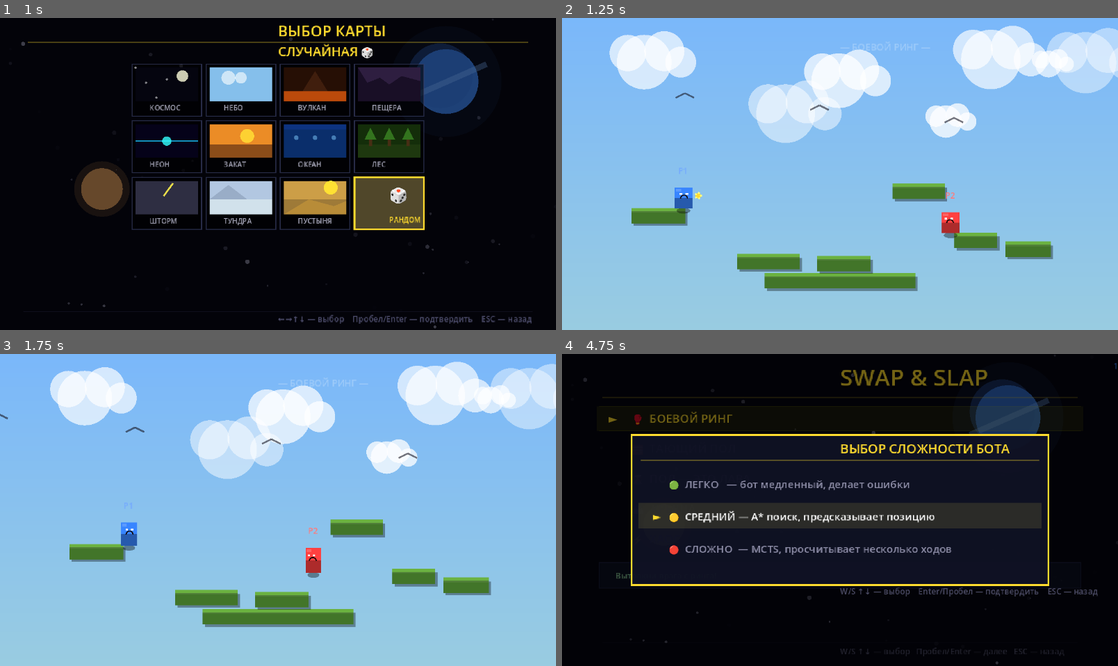
Above: before the commit, frames 1-4 (two rows, left to right).
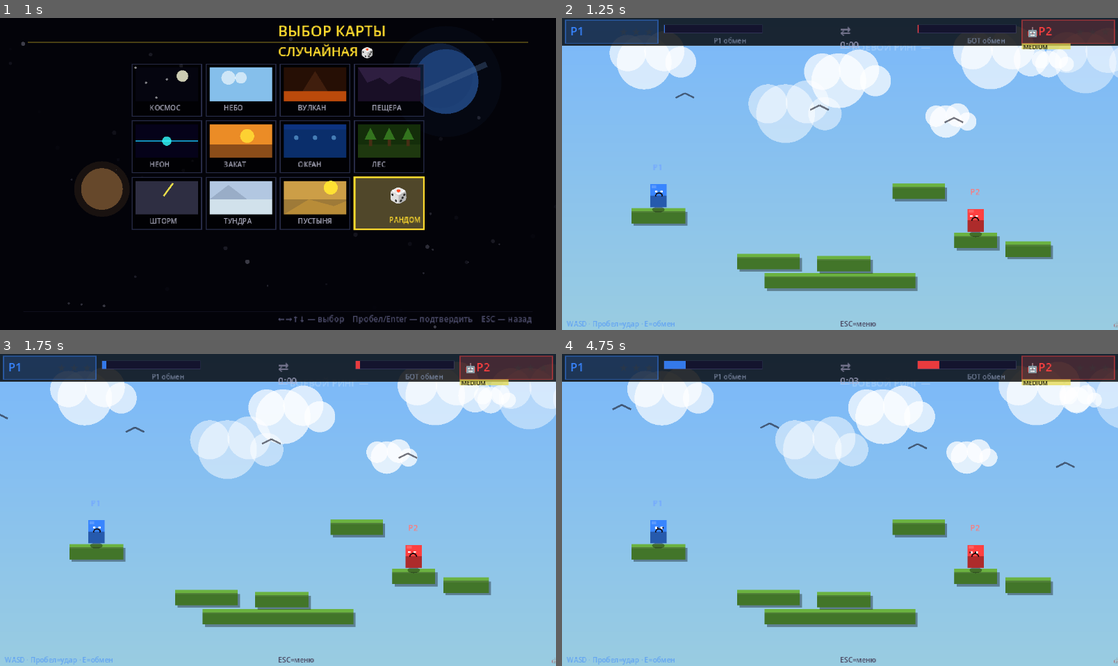
Above: after the commit, the same moments.

Repository: kkeefi/Swap-slap
Game: Godot game, scene res://Game.tscn
Same seed, same stepped clock (60 frames per second), same inputs: the game is played once before the commit and once after it.
Inputs:
- Up to frame 1 (1 s): tap Enter (p2_swap) at 0.5 s; hold D from 0.53 s (still down); tap U at 0.6 s; tap Space at 0.77, 0.8 s
- Up to frame 2 (1.25 s): keep holding D; tap Space at 1.07 s
- Up to frame 3 (1.75 s): release D at 1.28 s; hold Down from 1.28 s (still down); tap Space at 1.35, 1.52 s; tap U at 1.55 s
- Up to frame 4 (4.75 s): tap Space at 1.82, 2.3, 3.02, 3.32, 3.77, 3.8, 4.07, 4.52 s; release Down at 2.03 s; hold D 2.03-2.78 s; tap E (p1_swap) at 2.1 s; hold Up 2.78-3.53 s; tap Enter (p2_swap) at 2.85 s; tap U at 3.05, 4.55 s; hold Left from 3.53 s (still down); tap H at 3.6 s; tap Escape at 4.15 s; tap I at 4.35 s

Frame 1 is identical in both runs. In frame 2, 10% of the frame differs, in the area x 0-100%, y 0-100%; in frame 3, 10%; in frame 4, 100%.
Error after the commit: Invalid call. Nonexistent function 'trail_add' in base 'Node (renderer.gd)'. (res://scripts/game.gd:546)

Commit message:
feat(game): overhaul game flow with round/match system, pause menu and match stats

Diff:
--- a/scripts/game.gd
+++ b/scripts/game.gd
@@ -1,14 +1,16 @@
 extends Node2D
 
-enum Scene { MAIN_MENU, MODE_SELECT, MAP_SELECT, GAME, RESULT }
+enum Scene { MAIN_MENU, MODE_SELECT, MAP_SELECT, GAME, ROUND_END, MATCH_END }
 var scene: int = Scene.MAIN_MENU
 var main_menu_cursor: int = 0
 var mode_cursor: int = 0
 var map_cursor: int = 11
 var game_active: bool  = false
 
+var paused : bool = false
+var pause_cursor : int  = 0
+
 var players: Array = []
-var controllers: Array = [1, 2]
 
 var swap_charge: Array = [0.0, 0.0]
 var swap_ready: Array = [false, false]
@@ -54,9 +56,11 @@
 var announce_timer: float  = 0.0
 var announce_color: Color  = Globals.C_GOLD
 
-var result_celebrate: float = 0.0
-var particles: Array = []
-var danger_flash: float = 0.0
+var particles : Array = []
+var danger_flash : float = 0.0
+
+var round_end_timer : float = 0.0
+var match_celebrate : float = 0.0
 
 const WIN_SCORE: int = 3
 
@@ -64,7 +68,6 @@
 
 var diff_cursor: int  = 1
 var in_diff_select: bool = false
-
 
 func _process(delta: float) -> void:
 	menu_bob += delta
@@ -73,28 +76,32 @@
 	Renderer.update(delta)
 	DjMode.update(delta)
 
-	for i in range(particles.size()-1, -1, -1):
-		var p : Dictionary = particles[i]
-		p.life -= delta
-		p.pos  += p.vel * delta
-		p.vel.y += 200.0 * delta
-		if p.life <= 0:
-			particles.remove_at(i)
-
-	if announce_timer > 0: announce_timer -= delta
-	if swap_flash_alpha > 0: swap_flash_alpha = max(0.0, swap_flash_alpha - delta * 3.0)
-	if danger_flash > 0: danger_flash = max(0.0, danger_flash - delta * 4.0)
+	if not paused:
+		for i in range(particles.size()-1, -1, -1):
+			var p : Dictionary = particles[i]
+			p.life -= delta
+			p.pos  += p.vel * delta
+			p.vel.y += 200.0 * delta
+			if p.life <= 0:
+				particles.remove_at(i)
+		if announce_timer > 0: announce_timer -= delta
+		if swap_flash_alpha > 0: swap_flash_alpha = max(0.0, swap_flash_alpha - delta * 3.0)
+		if danger_flash > 0: danger_flash = max(0.0, danger_flash - delta * 4.0)
+		_update_boids(delta)
 
 	match scene:
 		Scene.GAME:
-			if game_active:
+			if game_active and not paused:
 				game_time += delta
 				_update_game(delta)
-		Scene.RESULT:
-			result_celebrate += delta
-			if fmod(result_celebrate, 0.055) < 0.02:
+		Scene.ROUND_END:
+			if not paused:
+				round_end_timer -= delta
+				if round_end_timer <= 0.0: _start_game()
+		Scene.MATCH_END:
+			match_celebrate += delta
+			if fmod(match_celebrate,0.055) < 0.02:
 				_spawn_confetti()
-	_update_boids(delta)
 	queue_redraw()
 
 func _ready() -> void:
@@ -108,9 +115,35 @@
 func _input(ev: InputEvent) -> void:
 	if not (ev is InputEventKey and ev.pressed and not ev.echo): return
 	var kc : int = ev.keycode
+
+	if scene==Scene.GAME and kc==KEY_ESCAPE and not paused:
+		paused=true
+		pause_cursor=0
+		queue_redraw()
+		return
+
+	if paused and scene==Scene.GAME:
+		match kc:
+			KEY_UP,KEY_W,4194320:
+				pause_cursor=(pause_cursor-1+4)%4
+				Sound.play_menu_move()
+			KEY_DOWN,KEY_S,4194322:
+				pause_cursor=(pause_cursor+1)%4
+				Sound.play_menu_move()
+			KEY_ESCAPE:
+				paused=false
+			KEY_SPACE,KEY_ENTER,4194309:
+				Sound.play_menu_confirm()
+				match pause_cursor:
+					0: paused=false
+					1: paused=false; game_active=false; Sound.stop_music(); Globals.reset_scores(); scene=Scene.MAIN_MENU
+					2: get_tree().quit()
+		queue_redraw()
+		return
+
 	match scene:
 		Scene.MAIN_MENU:
-			if   kc in [KEY_UP, KEY_W, 4194320]:
+			if kc in [KEY_UP, KEY_W, 4194320]:
 				main_menu_cursor = (main_menu_cursor - 1 + 2) % 2
 				Sound.play_menu_move()
 			elif kc in [KEY_DOWN, KEY_S, 4194322]:
@@ -124,7 +157,7 @@
 		Scene.MODE_SELECT:
 			if in_diff_select:
 				if   kc in [KEY_UP, KEY_W, 4194320]:
-					diff_cursor = (diff_cursor-1+3)%3
+					diff_cursor = (diff_cursor-1+4)%4
 					Sound.play_menu_move()
 				elif kc in [KEY_DOWN, KEY_S, 4194322]:
 					diff_cursor = (diff_cursor+1)%3
@@ -184,19 +217,14 @@
 			elif kc == KEY_ESCAPE:
 				Sound.play_menu_move()
 				scene = Scene.MODE_SELECT
-		Scene.RESULT:
-			if kc in [KEY_SPACE, KEY_ENTER, KEY_ESCAPE, 4194309]:
+		Scene.ROUND_END:
+			if kc in [KEY_SPACE,KEY_ENTER,4194309]:
+				round_end_timer=0.0
+		Scene.MATCH_END:
+			if kc in [KEY_SPACE,KEY_ENTER,KEY_ESCAPE,4194309]:
 				Sound.stop_music()
 				Globals.reset_scores()
-				scene = Scene.MODE_SELECT
-
-func _unhandled_input(ev: InputEvent) -> void:
-	if ev is InputEventKey and ev.pressed and ev.keycode == KEY_ESCAPE:
-		if scene == Scene.GAME:
-			game_active = false
-			Sound.stop_music()
-			scene = Scene.MODE_SELECT
-
+				scene=Scene.MAIN_MENU
 
 func _draw() -> void:
 	match scene:
@@ -214,20 +242,22 @@
 			Renderer.draw_map_select(self, map_cursor, menu_blink, menu_bob)
 		Scene.GAME:
 			_draw_game()
-		Scene.RESULT:
-			Backgrounds.draw(self, 0)
+			if paused:
+				Renderer.draw_pause_menu(self, pause_cursor, menu_blink)
+		Scene.ROUND_END:
+			_draw_game()
+			Renderer.draw_round_end(self, Globals.last_winner, Globals.scores, round_end_timer, Globals.player_count==1)
+		Scene.MATCH_END:
+			Backgrounds.draw(self,0)
 			for p in particles:
-				draw_rect(
-					Rect2(p.pos.x - p.size, p.pos.y - p.size, p.size * 2.0, p.size * 2.0),
-					Color(p.color.r, p.color.g, p.color.b, clamp(p.life * 2.0, 0.0, 1.0)))
-			Renderer.draw_result(self, Globals.last_winner, Globals.scores,
-								 result_celebrate, Globals.player_count == 1)
+				draw_rect(Rect2(p.pos.x-p.size, p.pos.y-p.size, p.size*2.0, p.size*2.0),
+						  Color(p.color.r, p.color.g, p.color.b, clamp(p.life*2.0,0.0,1.0)))
+			Renderer.draw_match_end(self, Globals.last_winner, Globals.scores, match_celebrate, Globals.player_count==1, Globals.match_stats)
 
 
 func _in_rect(pos: Vector2, r: Rect2) -> bool:
 	return pos.x >= r.position.x and pos.x <= r.position.x + r.size.x and \
 		   pos.y >= r.position.y and pos.y <= r.position.y + r.size.y
-
 
 func _draw_game() -> void:
 	Backgrounds.draw(self, map_bg)
@@ -257,39 +287,75 @@
 		Renderer.draw_platform(self, plat, map_bg, menu_bob)
 
 	if gloves_alive: Renderer.draw_gloves_pickup(self, gloves_pos, gloves_bob)
-	if boots_alive:  Renderer.draw_boots_pickup(self, boots_pos,  boots_bob)
+	if boots_alive: Renderer.draw_boots_pickup(self, boots_pos, boots_bob)
 
 	for i in range(players.size()):
 		if not players[i].dead:
 			Renderer.draw_player(self, players[i], map_bg)
 
-
-func _start_match() -> void:
-	var map_data : Dictionary = Mapgen.generate(Globals.selected_mode)
-
-	map_bg = map_data["bg"]
+	_draw_boids(self)
+
+	for p in particles:
+		draw_circle(p.pos, p.size, Color(p.color.r, p.color.g, p.color.b, clamp(p.life*2.5,0.0,1.0)))
+
+	Renderer.draw_hud(self, Globals.scores, swap_charge, swap_ready,
+					  Globals.selected_mode, chaos_timer, chaos_interval,
+					  menu_blink, Globals.player_count==1, game_time, players)
+
+	if announce_timer>0.0 and announce_text != "":
+		Renderer.draw_announcement(self, announce_text, announce_timer, announce_color)
+	Renderer.draw_visualizer(self)
+	if Globals.debug_mode:
+		Renderer.draw_debug_overlay(self, players, platforms)
+
+func _start_game() -> void:
+	game_active = true
+	game_time = 0.0
+	particles.clear()
 	platforms.clear()
-
-	var raw_plats : Array = map_data.get("plats", map_data.get("crumble_tiles", []))
-
-	for p in raw_plats:
-		var cx: float = p[0]
-		var cy: float = p[1]
-		var w: float = p[2]
-		var h: float = p[3]
-
-		var rect := Rect2(cx - w/2.0, cy - h/2.0, w, h)
-
-		platforms.append({
-			"rect": rect,
-			"alive": true,
-			"shake": 0.0,
-			"marked": false
-		})
-
-	if Globals.selected_mode == 2:
-		lava_y = map_data.get("ls", 250.0)
-		lava_speed = map_data.get("lspd", 5.0)
+	gloves_alive = false
+	gloves_timer = randf_range(4.0, 10.0)
+	boots_alive = false
+	boots_timer = randf_range(8.0, 16.0)
+	king_time = [0.0, 0.0]
+	crumble_accum = 0.0
+	swap_flash_alpha = 0.0
+	chaos_timer = 0.0
+	chaos_interval = randf_range(4.0, 6.0)
+	announce_text = ""
+	announce_timer = 0.0
+	swap_charge = [0.0, 0.0]
+	swap_ready = [false, false]
+	danger_flash = 0.0
+	Bot.reset()
+
+	var map: Dictionary = Mapgen.generate(Globals.selected_mode)
+
+	if Globals.forced_bg >= 0:
+		map_bg = Globals.forced_bg
+		map["bg"] = map_bg
+	else:
+		map_bg = map.get("bg", randi() % 11)
+
+	_build_platforms(map)
+
+	players = [
+		_make_player(1, Vector2(float(map["p1"][0]), float(map["p1"][1]))),
+		_make_player(2, Vector2(float(map["p2"][0]), float(map["p2"][1])))
+	]
+
+	match Globals.selected_mode:
+		Globals.Mode.LAVA:
+			lava_y = float(map.get("ls", 252.0))
+			lava_speed = float(map.get("lspd", 4.0))
+			lava_wave = 0.0
+		Globals.Mode.KING:
+			var z: Array = map["zone"]
+			king_rect = Rect2(float(z[0]), float(z[1]), float(z[2]), float(z[3]))
+			king_moves = map.get("zone_moves", false)
+			king_move_dir = 1
+		Globals.Mode.CRUMBLING:
+			crumble_interval = 1.8
 
 	scene = Scene.GAME
 
@@ -327,69 +393,14 @@
 		"walk_phase": 0.0
 	}
 
-func _start_game() -> void:
-	game_active = true
-	game_time = 0.0
-	particles.clear()
-	platforms.clear()
-	gloves_alive = false
-	gloves_timer = randf_range(4.0, 10.0)
-	boots_alive = false
-	boots_timer = randf_range(8.0, 16.0)
-	king_time = [0.0, 0.0]
-	crumble_accum = 0.0
-	swap_flash_alpha = 0.0
-	chaos_timer = 0.0
-	chaos_interval = randf_range(4.0, 6.0)
-	announce_text = ""
-	announce_timer = 0.0
-	swap_charge = [0.0, 0.0]
-	swap_ready = [false, false]
-	controllers = [1, 2]
-	danger_flash = 0.0
-	Bot.reset()
-
-	var map : Dictionary = Mapgen.generate(Globals.selected_mode)
-	if Globals.forced_bg >= 0:
-		map_bg = Globals.forced_bg
-		map["bg"] = map_bg
-	else:
-		map_bg = map.get("bg", randi()%11)
-	_build_platforms(map)
-
-	players = [
-		_make_player(1, Vector2(float(map["p1"][0]), float(map["p1"][1]))),
-		_make_player(2, Vector2(float(map["p2"][0]), float(map["p2"][1])))
-	]
-
-	match Globals.selected_mode:
-		Globals.Mode.LAVA:
-			lava_y = float(map.get("ls",   252.0))
-			lava_speed = float(map.get("lspd",   4.0))
-			lava_wave = 0.0
-		Globals.Mode.KING:
-			var z : Array = map["zone"]
-			king_rect  = Rect2(float(z[0]), float(z[1]), float(z[2]), float(z[3]))
-			king_moves = map.get("zone_moves", false)
-			king_move_dir = 1
-		Globals.Mode.CRUMBLING:
-			crumble_interval = 1.8
-
-	scene = Scene.GAME
-	Sound.start_music(Globals.selected_mode)
-
-
 func _update_game(delta: float) -> void:
 	_update_swap(delta)
-	_update_bot(delta)
+	if Globals.player_count==1:
+		Bot.update(delta,players[1],players[0],platforms,
+				   Globals.selected_mode,king_rect,lava_y,swap_ready[1])
 	_update_players(delta)
 	_update_mode(delta)
 	_update_pickups(delta)
-
-func _update_bot(delta: float) -> void:
-	if Globals.player_count != 1: return
-	Bot.update(delta, players[1], players[0], platforms,
-			   Globals.selected_mode, king_rect, lava_y, swap_ready[1])
 
 func _update_swap(delta: float) -> void:
 	if Globals.selected_mode == Globals.Mode.CHAOS:
@@ -427,9 +438,6 @@
 	var tmp_pos : Vector2 = players[0].pos
 	players[0].pos = players[1].pos
 	players[1].pos = tmp_pos
-	var tc : int = controllers[0]
-	controllers[0] = controllers[1]
-	controllers[1] = tc
 	players[0].vel = Vector2.ZERO
 	players[1].vel = Vector2.ZERO
 	_spawn_swap_fx(players[0].pos)
@@ -472,6 +480,7 @@
 				_announce("🥊 P%d — ПЕРЧАТКИ! Удар x2!" % p.id, 1.8)
 				announce_color = Globals.C_GLOVE
 				_spawn_pickup_fx(gloves_pos, Globals.C_GLOVE)
+				Globals.match_stats.pickups[p.id-1]+=1
 
 	if not boots_alive:
 		boots_timer += delta
@@ -489,6 +498,7 @@
 				_announce("🥾 P%d — БОТИНКИ! Супер-прыжок!" % p.id, 1.8)
 				announce_color = Globals.C_BOOTS
 				_spawn_pickup_fx(boots_pos, Globals.C_BOOTS)
+				Globals.match_stats.pickups[p.id-1]+=1
 
 func _spawn_confetti() -> void:
 	var cols : Array = [Globals.C_P1, Globals.C_P2, Globals.C_GLOVE, Globals.C_BOOTS, Color(1.0,0.38,0.82)]
@@ -520,13 +530,12 @@
 	if p.punch_anim > 0: p.punch_anim -= delta
 	p.face_blink += delta
 
-	var ctrl : int = controllers[idx]
-	var dir  : float = _get_h(ctrl, idx)
+	var pid : int=p.id
+	var dir : float = _get_h(pid, idx)
 	if dir != 0: p.facing = int(sign(dir))
 
 	if p.inv_time > 0:
-		var friction : float = 35.0 if p.on_floor else 2.5
-		p.vel.x = lerp(p.vel.x, 0.0, delta * friction)
+		p.vel.x = lerp(p.vel.x, 0.0, delta*2.5)
 	else:
 		p.vel.x = dir * Globals.SPEED
 
@@ -534,8 +543,9 @@
 		p.walk_phase += delta * 8.0
 	else:
 		p.walk_phase = lerp(p.walk_phase, 0.0, delta * 10.0)
-
-	if _get_jump(ctrl, idx) and p.on_floor:
+	Renderer.trail_add(p)
+
+	if _get_jump(pid, idx) and p.on_floor:
 		var jf : float = Globals.JUMP_FORCE * (Globals.JUMP_BOOTS_MULT if p.has_boots else 1.0)
 		p.vel.y = jf
 		p.scale_x = 0.65
@@ -549,7 +559,7 @@
 		else:
 			Sound.play_jump()
 
-	if _get_push(ctrl, idx) and p.push_cd <= 0:
+	if _get_push(pid, idx) and p.push_cd <= 0:
 		_do_push(idx)
 		p.push_cd = Globals.PUSH_CD
 		p.punch_anim = 0.25
@@ -617,7 +627,7 @@
 	if alive.is_empty():
 		return Vector2(randf_range(100.0, 380.0), 185.0)
 	var pl : Dictionary = alive[randi() % alive.size()]
-	var r  : Rect2 = pl.rect
+	var r : Rect2 = pl.rect
 	return Vector2(
 		r.get_center().x + randf_range(-r.size.x * 0.2, r.size.x * 0.2),
 		r.position.y - 12.0)
@@ -695,8 +705,6 @@
 		b.vel = bvel
 		b.pos += bvel * delta
 
-
-
 func _get_h(ctrl: int, idx: int) -> float:
 	if Globals.player_count == 1 and idx == 1: return Bot.get_h()
 	if Input.is_action_pressed("p%d_left"  % ctrl): return -1.0
@@ -733,16 +741,15 @@
 
 
 func _do_push(aidx: int) -> void:
-	var att  : Dictionary = players[aidx]
+	var att : Dictionary = players[aidx]
 	var def_ : Dictionary = players[1 - aidx]
 	if def_.dead or def_.inv_time > 0: return
 
 	var dist_vec : Vector2 = def_.pos - att.pos
-	var dist_x   : float = abs(dist_vec.x)
-	var dist_y   : float = abs(dist_vec.y)
+	var dist_x : float = abs(dist_vec.x)
+	var dist_y : float = abs(dist_vec.y)
 
 	if dist_x >= 65 or dist_y >= 50: return
-
 
 	var is_enemy_in_front : bool = false
 	if att.facing == 1:
@@ -776,13 +783,16 @@
 	def_.scale_x = 1.65
 	def_.scale_y = 0.48
 	_spawn_punch_fx(att.pos + Vector2(float(att.facing) * 12.0, 0.0), att.facing)
+	Globals.match_stats.hits[aidx]+=1
 
 func _kill_player(idx: int) -> void:
 	if players[idx].dead: return
 	players[idx].dead = true
 	var col : Color = Globals.C_P1 if players[idx].id == 1 else Globals.C_P2
 	_spawn_boids(players[idx].pos, col)
+	Backgrounds.on_death(col)
 	Sound.play_death()
+	Globals.match_stats.deaths[idx]+=1
 	_end_round(2 if idx == 0 else 1)
 
 
@@ -794,7 +804,7 @@
 	if alive.is_empty(): return
 	var idx : int = alive[randi() % alive.size()]
 	platforms[idx].marked = true
-	platforms[idx].shake  = 0.5
+	platforms[idx].shake = 0.5
 	Sound.play_crumble()
 	var pl : Dictionary = platforms[idx]
 	get_tree().create_timer(0.5).timeout.connect(func() -> void: pl.alive = false)
@@ -804,10 +814,15 @@
 	game_active = false
 	Globals.last_winner = winner
 	Globals.scores[winner - 1] += 1
-	var who : String = "ИГРОКА %d" % winner if (winner == 1 or Globals.player_count == 2) else "БОТА"
-	_announce("★ ПОБЕДА %s! ★" % who, 3.0)
-	announce_color = Globals.C_P1 if winner == 1 else Globals.C_P2
-	Sound.play_round_win()
-	await get_tree().create_timer(2.0).timeout
-	scene = Scene.RESULT
-	result_celebrate = 0.0
+	if Globals.scores[winner-1] >= WIN_SCORE:
+		await get_tree().create_timer(1.0).timeout
+		match_celebrate = 0.0
+		scene=Scene.MATCH_END
+	else:
+		round_end_timer = 2.5
+		scene=Scene.ROUND_END
+
+func _draw_boids(c:Node2D)->void:
+	for b in boids:
+		var a : float=clamp(b.life/float(b.max_life)*2.5, 0.0, 1.0)
+		c.draw_circle(b.pos, float(b.size)*a, Color(b.color.r, b.color.g, b.color.b, a))
